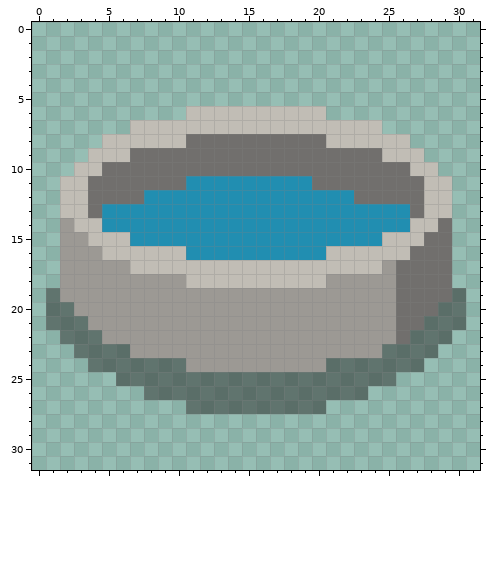
Edited in one commit: pixel-art file (_Data/LevelObject/Well.aseprite). This is how it looked before the edit.
32x32 pixels, 1 frame.
The same view after the edit:
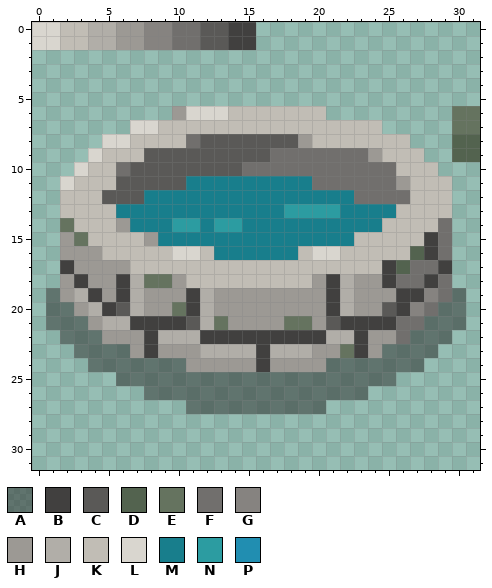
Palette (. is transparent): A #2b2b2880  B #41403f  C #5a5957  D #53634f  E #65735f  F #716f6d  G #868380  H #9c9994  J #b1aea8  K #c1bdb5  L #d9d6cf  M #187e8c  N #2c9ca1  P #218eb1
Change:
Layer "Layer 1":
y 0..1: x 0..15 ................ -> LLKKJJHHGGFFCCBB
y 6: x 10..13 .KKK -> HLLL; x 30..31 .. -> EE
y 7: x 7..8 KK -> LL; x 30..31 .. -> EE
y 8: x 5..6 KK -> LL; x 12..20 FFFFFFFFF -> CCCCCCCHK; x 30..31 .. -> DD
y 9: x 4 K -> L; x 7..16 FFFFFFFFFF -> KCCCCCCCCC; x 24 F -> H; x 30..31 .. -> DD
y 10: x 3 K -> L; x 5 F -> K; x 7..14 FFFFFFFF -> CCCCCCCC; x 26 F -> K
y 11: x 2 K -> L; x 4..19 FFFFFFFPPPPPPPPP -> KKCCCCCMMMMMMMMM; x 26..27 FF -> HK
y 12: x 4..22 FFFFPPPPPPPPPPPPPPP -> KCCCMMMMMMMMMMMMMMM; x 27 F -> K
y 13: x 4..27 FPPPPPPPPPPPPPPPPPPPPPPF -> KKMMMMMMMMMMMMNNNNMMMMKK
y 14: x 2 H -> E; x 5..26 PPPPPPPPPPPPPPPPPPPPPP -> KHMMMNNMNNMMMMMMMMMMKK
y 15: x 3 H -> E; x 7..24 PPPPPPPPPPPPPPPPPP -> KHMMMMMMMMMMMMMMKK; x 28 F -> B
y 16: x 10..21 KPPPPPPPPPPK -> LLKMMMMMMKLL; x 27..28 FF -> DB
y 17: x 2 H -> B; x 25..26 HF -> BD; x 29 F -> B
y 18: x 3 H -> B; x 6..9 HHHH -> BJEE; x 20..22 KHH -> HBJ; x 25 H -> B; x 28 F -> B
y 19: x 3..4 HH -> JB; x 6..7 HH -> BJ; x 11..12 HH -> BJ; x 21..22 HH -> BJ; x 26..28 FFF -> BBG
y 20: x 4..7 HHHH -> JBCJ; x 10..12 HHH -> EBJ; x 21..22 HH -> BJ; x 25..27 HFF -> CBG
y 21: x 5..13 HHHHHHHHH -> JJBBBBCJE; x 18..19 HH -> EE; x 21..25 HHHHH -> CBBBB
y 22: x 8..23 HHHHHHHHHHHHHHHH -> BJJJBBBBBBBBBJJB
y 23: x 8 H -> B; x 12..19 HHHHHHHH -> JJJJBJJJ; x 22..23 HH -> EB
y 24: x 16 H -> B
